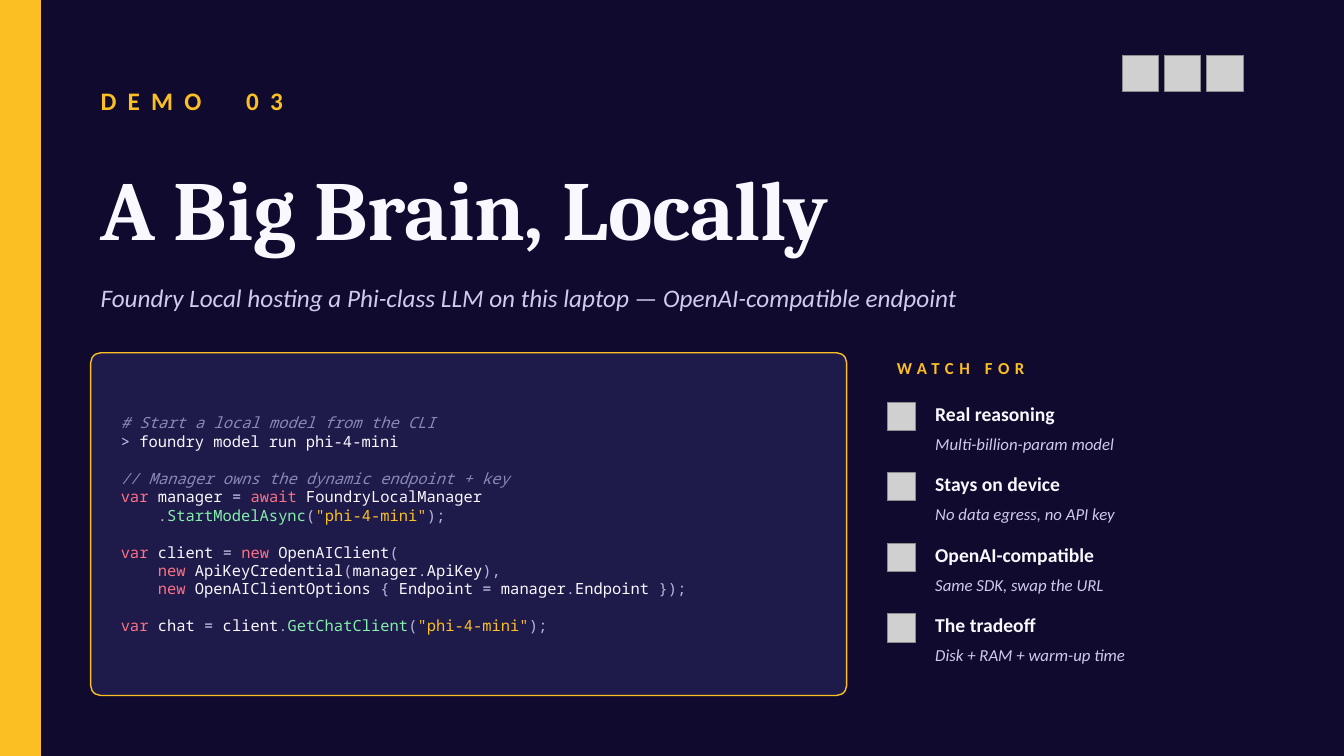
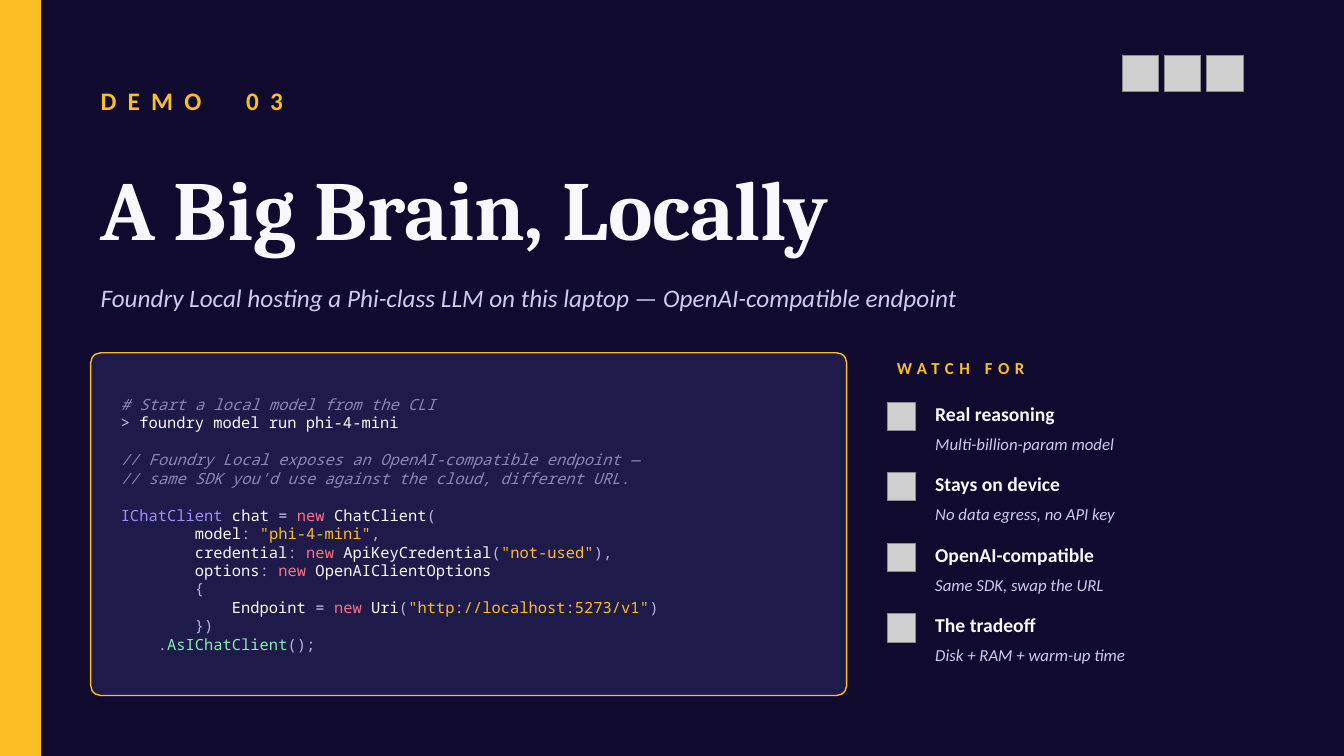
Before and after one commit to mattleibow/cptmsdug-local-cloud-agent-framework, a slide deck: slide 9 of slides/Unifying-Local-Cloud-AI.pptx. Drawn at 1344x756 pixels with LibreOffice and Linux fonts; fonts in the diff are those of the drawing; grey boxes stand for pictures. Boxes give left, top, right and bottom in pixels: in the first picture for what was removed or moved away, otherwise in the second. Text is boxed around its words. In the diff, an @@ line names an element or a change of style, - is before the commit and + after.

```diff
--- a/slides/Unifying-Local-Cloud-AI.pptx
+++ b/slides/Unifying-Local-Cloud-AI.pptx
@@ text at [121, 453, 659, 653]: text changed; text colour #FAF8FF to #8B88B5 @@
-// Manager owns the dynamic endpoint + key
-var manager = await FoundryLocalManager
-.StartModelAsync("phi-4-mini");
-var client = new OpenAIClient(
-new ApiKeyCredential(manager.ApiKey),
-new OpenAIClientOptions { Endpoint = manager.Endpoint });
-var chat = client.GetChatClient("phi-4-mini");
+// Foundry Local exposes an OpenAI-compatible endpoint —
+// same SDK you'd use against the cloud, different URL.
+IChatClient chat = new ChatClient(
+model: "phi-4-mini",
+credential: new ApiKeyCredential("not-used"),
+options: new OpenAIClientOptions
+{
+Endpoint = new Uri("http://localhost:5273/v1")
+})
+.AsIChatClient();
```
Also in this commit, not shown: 6 other slides changed, 1 other file.
